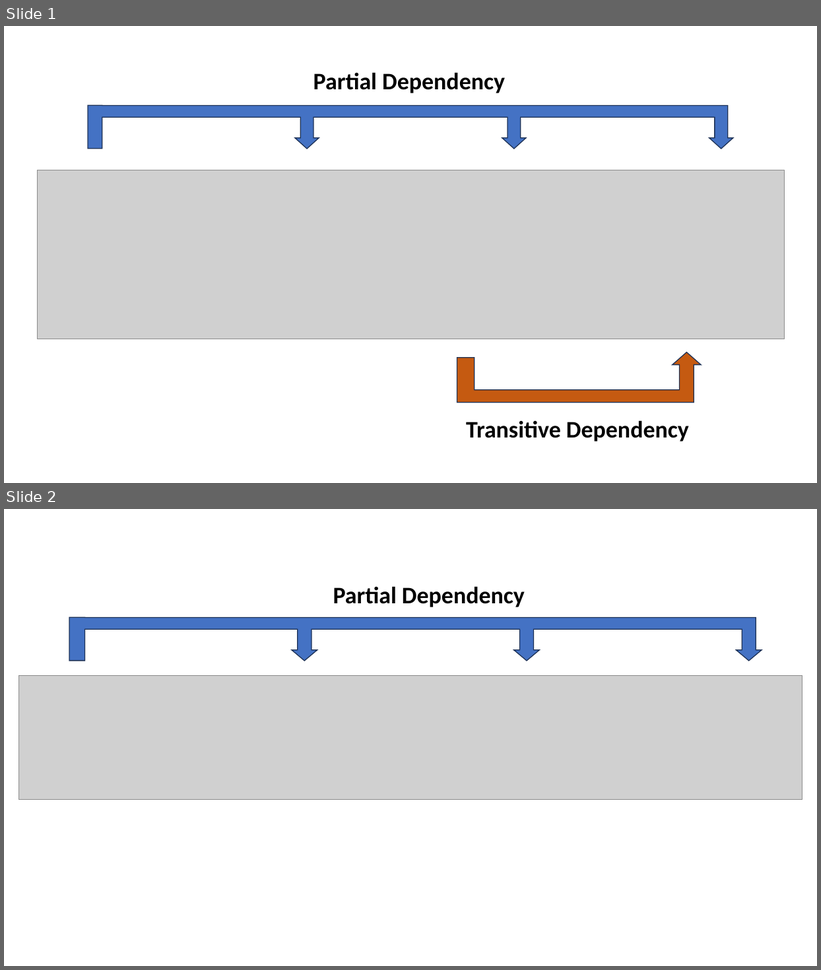
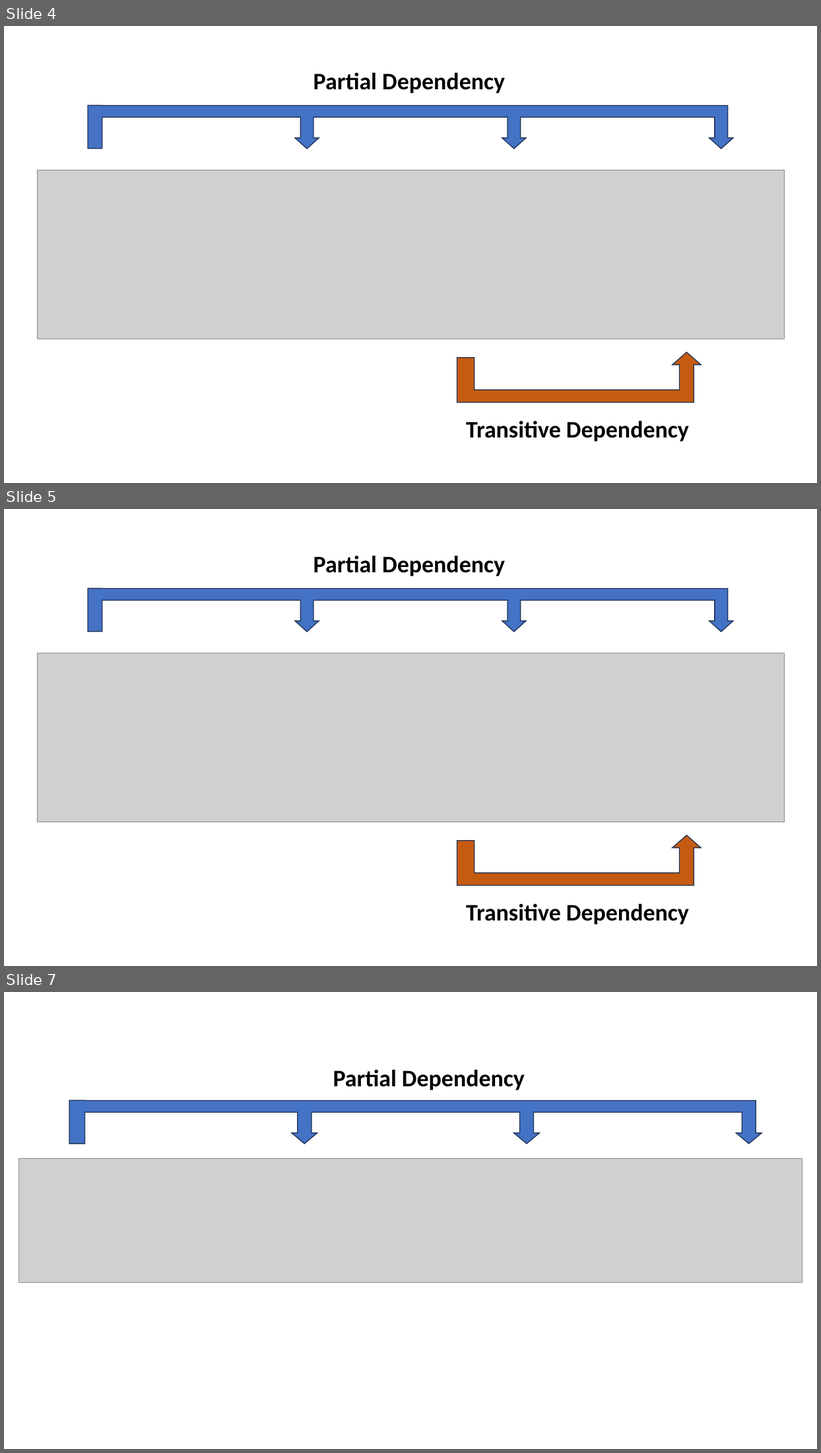
Before and after one commit to Quang2003-SpicyCarrot/SQL_projects, a slide deck: Project 3 - Design a School Recruitment Database System - Semester 2 _year 2/DependencyTable_Question2.pptx. Shown one above the other, each under a label of ours: slides 1 and 2 before the commit, slides 4, 5 and 7 after it; the slides between them are not shown. The pictures are 821x970 and 821x1453 pixels, drawn with LibreOffice and Linux fonts; fonts in the diff are those of the drawing; grey boxes stand for pictures. Boxes give left, top, right and bottom in pixels: in the first picture for what was removed or moved away, otherwise in the second. Text is boxed around its words. In the diff, an @@ line names an element or a change of style, - is before the commit and + after.

```diff
--- a/Project 3 - Design a School Recruitment Database System - Semester 2 _year 2/DependencyTable_Question2.pptx
+++ b/Project 3 - Design a School Recruitment Database System - Semester 2 _year 2/DependencyTable_Question2.pptx
@@ slide 5 added at [4,509,817,966], background #FFFFFF @@
@@ text added at [314,555,505,576], 28 pt, text #000000, bold @@
+Partial Dependency
@@ freeform shape added at [88,588,733,632], fill #4472C4, outline #1E3256 1 pt @@
@@ picture added at [37,653,784,822] @@
@@ freeform shape added at [457,835,701,885], fill #C55A11, outline #1E3256 1 pt @@
@@ text added at [466,904,689,925], 28 pt, text #000000, bold @@
+Transitive Dependency
@@ what was slide 1 is now slide 4 @@
@@ what was slide 2 is now slide 7 @@
```
Also in this commit, not shown: 4 other slides added, 14 other files.
